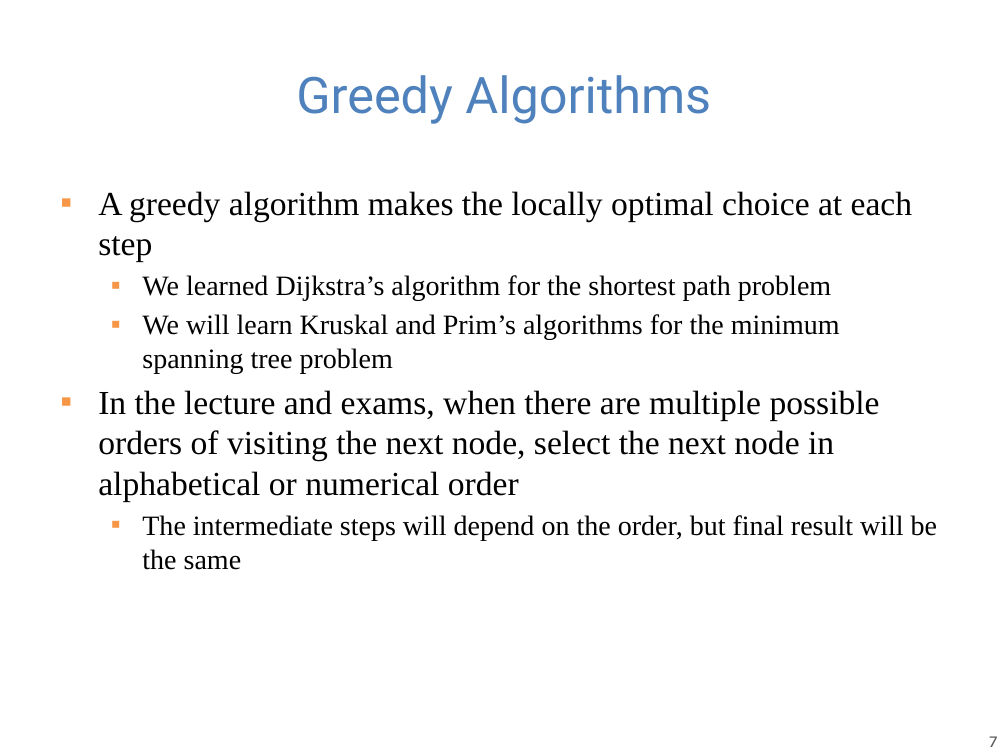
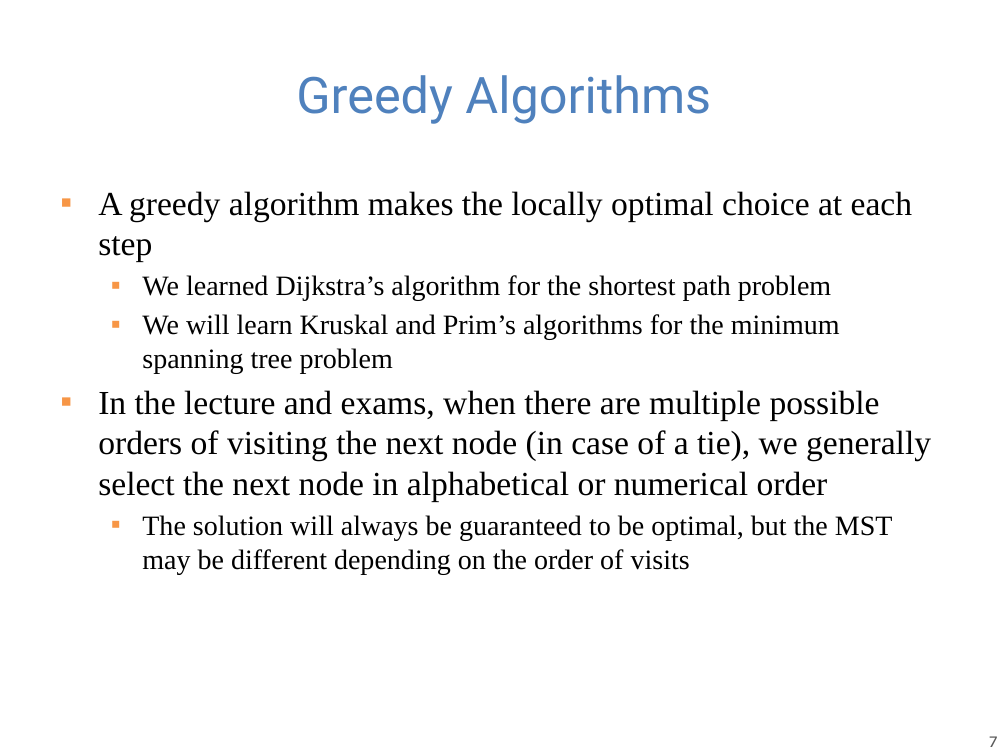
Before and after one commit to guhofstra/CSC111Fa25, a slide deck: slide 7 of PPTs/Lecture 14-minimum spanning trees.pptx. Drawn at 1008x756 pixels with LibreOffice and Linux fonts; fonts in the diff are those of the drawing. Boxes give left, top, right and bottom in pixels: in the first picture for what was removed or moved away, otherwise in the second. Text is boxed around its words. In the diff, an @@ line names an element or a change of style, - is before the commit and + after.

```diff
--- a/PPTs/Lecture 14-minimum spanning trees.pptx
+++ b/PPTs/Lecture 14-minimum spanning trees.pptx
@@ text at [98,390,931,574]: text changed @@
-▪ In the lecture and exams, when there are multiple possible orders of visiting the next node, select the next node in alphabetical or numerical order
-  ▪ The intermediate steps will depend on the order, but final result will be the same
+▪ In the lecture and exams, when there are multiple possible orders of visiting the next node (in case of a tie), we generally select the next node in alphabetical or numerical order
+  ▪ The solution will always be guaranteed to be optimal, but the MST may be different depending on the order of visits
```
Also in this commit, not shown: 3 other slides changed, 1 other file.
